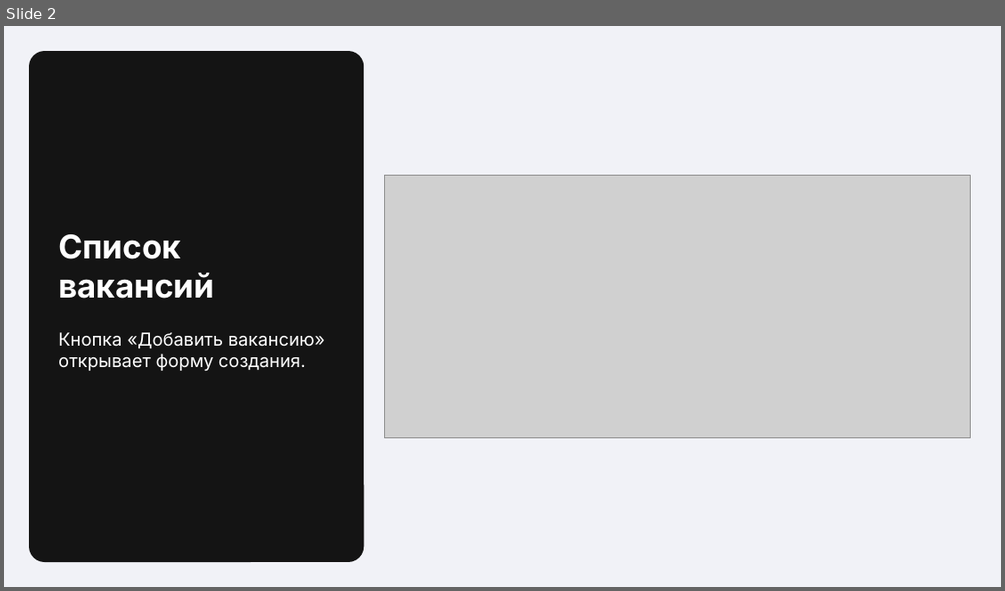
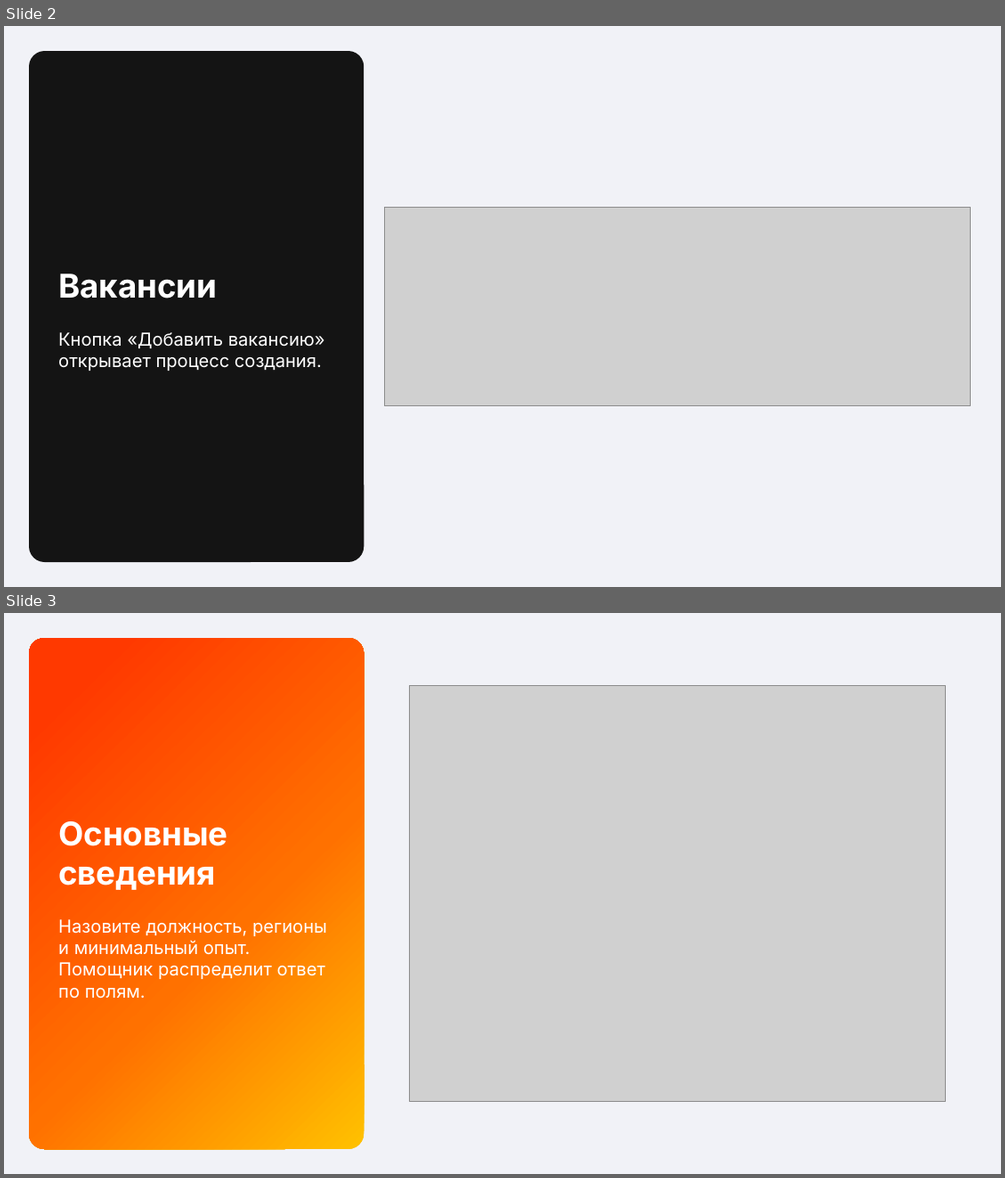
Before and after one commit to trueakaru-stack/iskra-vacancy-prototype, a slide deck: docs/voice-vacancy-presentation.pptx. Shown one above the other, each under a label of ours: slide 2 before the commit, slides 2 and 3 after it. The pictures are 1005x591 and 1005x1178 pixels, drawn with LibreOffice and Linux fonts; fonts in the diff are those of the drawing; grey boxes stand for pictures. Boxes give left, top, right and bottom in pixels: in the first picture for what was removed or moved away, otherwise in the second. Text is boxed around its words. In the diff, an @@ line names an element or a change of style, - is before the commit and + after.

```diff
--- a/docs/voice-vacancy-presentation.pptx
+++ b/docs/voice-vacancy-presentation.pptx
@@ slide 3 added at box(4, 613, 1001, 1174), background #F1F2F7 @@
@@ rounded rectangle added at box(29, 638, 364, 1149), fill gradient #FFC100 to #FF7100 to #FF3900 @@
@@ picture added at box(409, 686, 946, 1102) @@
@@ text added at box(58, 821, 227, 890), 31.5 pt, text #FFFFFF, bold @@
+Основные сведения
@@ text added at box(58, 919, 327, 998), 17.2 pt, text #FFFFFF @@
+Назовите должность, регионы и минимальный опыт. Помощник распределит ответ по полям.
@@ slide 2 changed as well @@
@@ picture: place and size @@
-picture at box(384, 175, 970, 437)
+picture at box(384, 207, 970, 405)
@@ text at box(58, 273, 217, 298): text changed @@
-Список вакансий
+Вакансии
@@ text at box(58, 332, 325, 370): text changed @@
-Кнопка «Добавить вакансию» открывает форму создания.
+Кнопка «Добавить вакансию» открывает процесс создания.
```
Also in this commit, not shown: 3 other slides changed, 3 other slides added, 4 slides removed, 28 other files.
